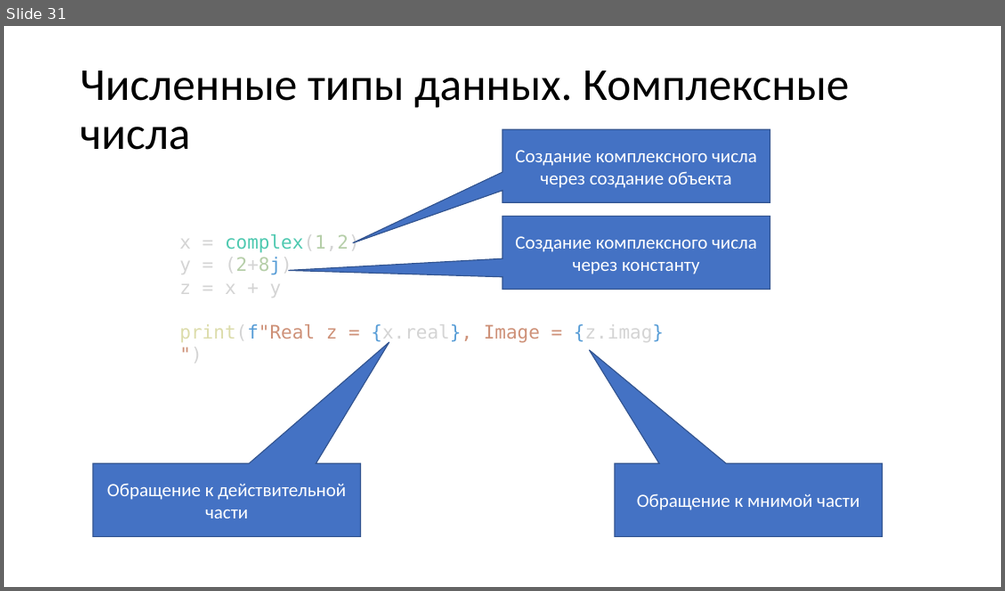
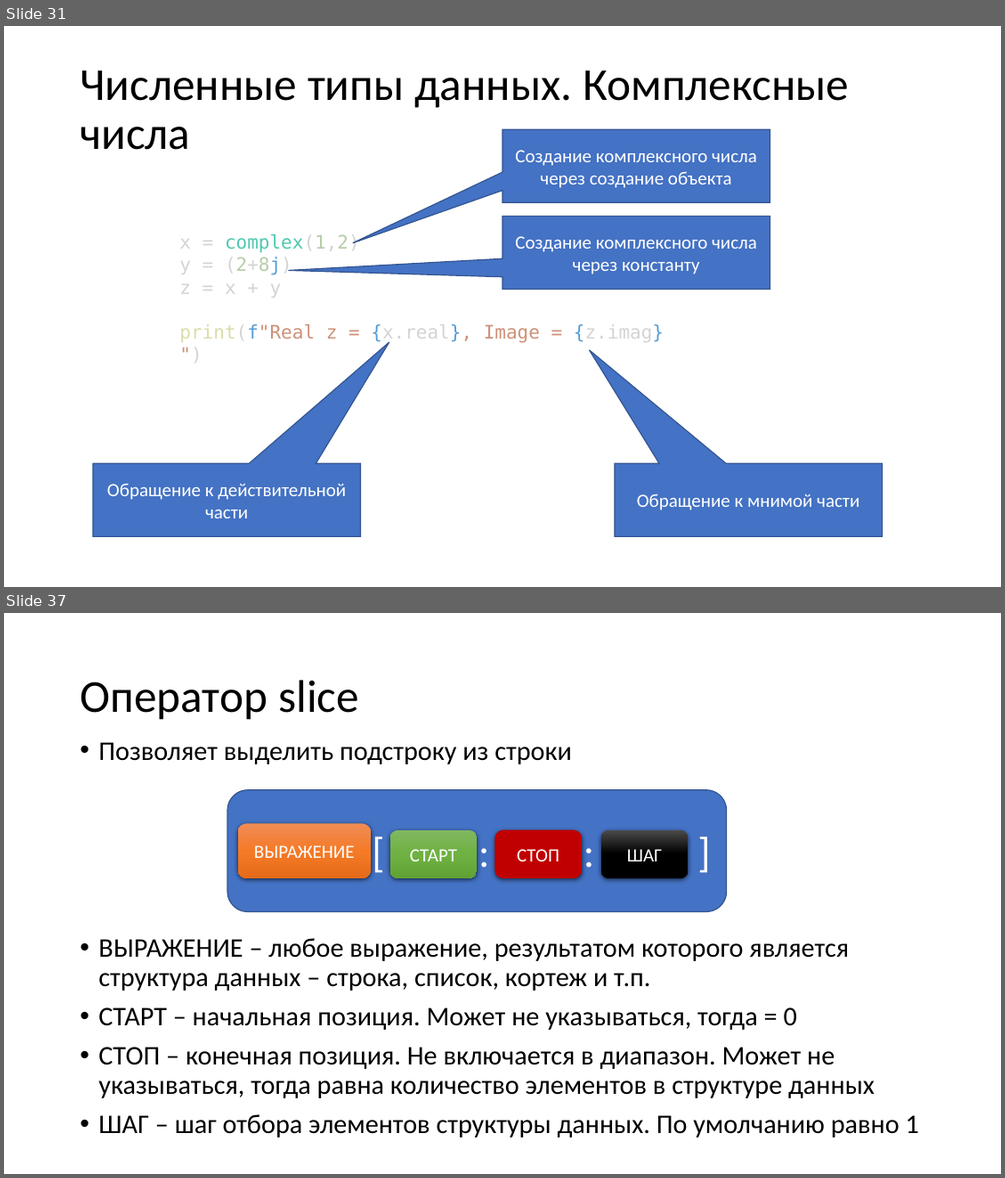
Before and after one commit to paveltsytovich/telegram-course, a slide deck: Presentation/Основы алгоритмизации и программирования.pptx. Shown one above the other, each under a label of ours: slide 31 before the commit, slides 31 and 37 after it; the slides between them are not shown. The pictures are 1005x591 and 1005x1178 pixels, drawn with LibreOffice and Linux fonts; fonts in the diff are those of the drawing. Boxes give left, top, right and bottom in pixels: in the first picture for what was removed or moved away, otherwise in the second. Text is boxed around its words. In the diff, an @@ line names an element or a change of style, - is before the commit and + after.

Commit message:
Строки и оператор slice

```diff
--- a/Presentation/Основы алгоритмизации и программирования.pptx
+++ b/Presentation/Основы алгоритмизации и программирования.pptx
@@ slide 37 added at [4, 613, 1001, 1174], background #FFFFFF @@
@@ title added at [80, 680, 359, 720], 44 pt, text #000000 @@
+Оператор slice
@@ text added at [98, 742, 919, 1137], 25.9 pt, text #000000 @@
+• Позволяет выделить подстроку из строки
+• ВЫРАЖЕНИЕ – любое выражение, результатом которого является структура данных – строка, список, кортеж и т.п.
+• СТАРТ – начальная позиция. Может не указываться, тогда = 0
+• СТОП – конечная позиция. Не включается в диапазон. Может не указываться, тогда равна количество элементов в структуре данных
+• ШАГ – шаг отбора элементов структуры данных. По умолчанию равно 1
@@ group added at [227, 790, 727, 912]: 5 rounded rectangles @@
+[ : : ]
+ВЫРАЖЕНИЕ
+СТАРТ
+СТОП
+ШАГ
```
Also in this commit, not shown: 5 other slides added, 3 other files.
